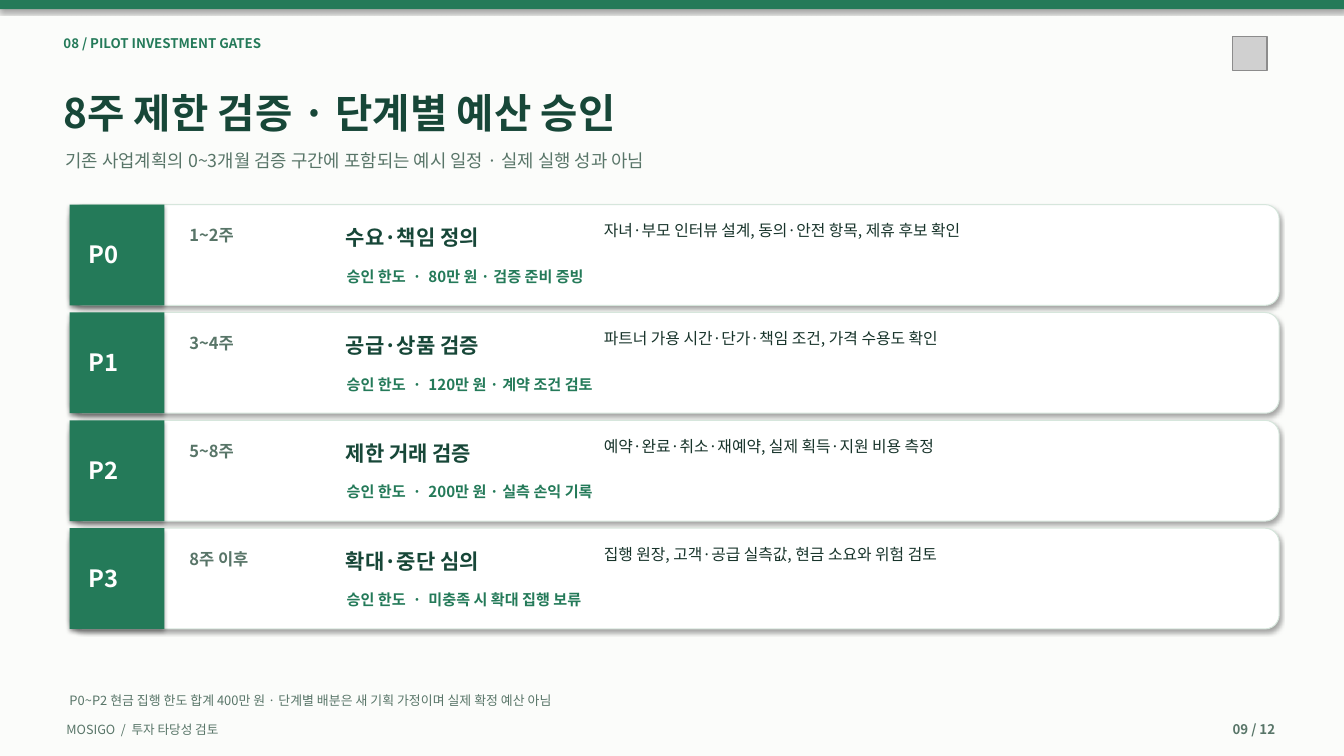
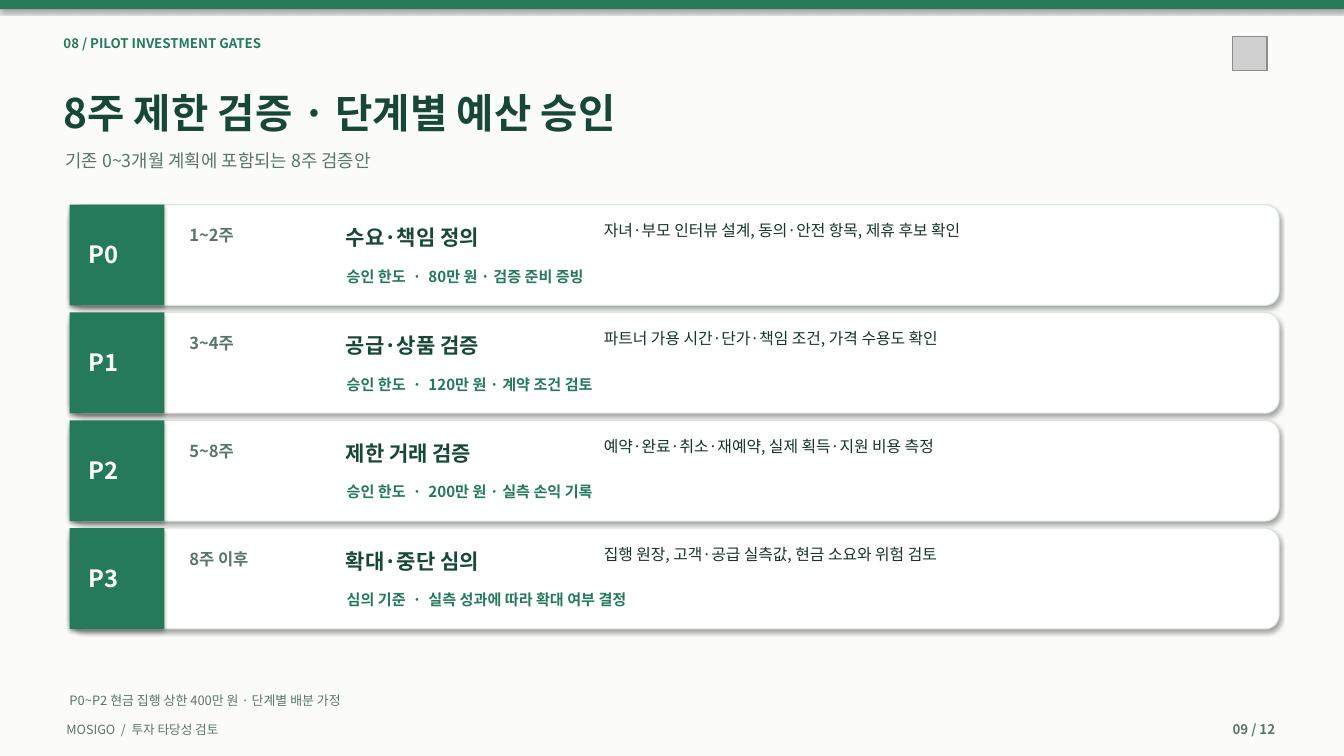
Before and after one commit to dohyunkimmm/mosigo-case-study, a slide deck: slide 9 of downloads/MOSIGO_IR_Investment_Review_12slides.pptx. Drawn at 1344x756 pixels with LibreOffice and Linux fonts; fonts in the diff are those of the drawing; grey boxes stand for pictures. Boxes give left, top, right and bottom in pixels: in the first picture for what was removed or moved away, otherwise in the second. Text is boxed around its words. In the diff, an @@ line names an element or a change of style, - is before the commit and + after.

```diff
--- a/downloads/MOSIGO_IR_Investment_Review_12slides.pptx
+++ b/downloads/MOSIGO_IR_Investment_Review_12slides.pptx
@@ text at bbox=[65, 152, 371, 169]: text changed @@
-기존 사업계획의 0~3개월 검증 구간에 포함되는 예시 일정 · 실제 실행 성과 아님
+기존 0~3개월 계획에 포함되는 8주 검증안
@@ text at bbox=[347, 592, 627, 607]: text changed @@
-승인 한도 · 미충족 시 확대 집행 보류
+심의 기준 · 실측 성과에 따라 확대 여부 결정
@@ text at bbox=[69, 694, 341, 706]: text changed @@
-P0~P2 현금 집행 한도 합계 400만 원 · 단계별 배분은 새 기획 가정이며 실제 확정 예산 아님
+P0~P2 현금 집행 상한 400만 원 · 단계별 배분 가정
```
Also in this commit, not shown: 11 other slides changed, 25 other files.
